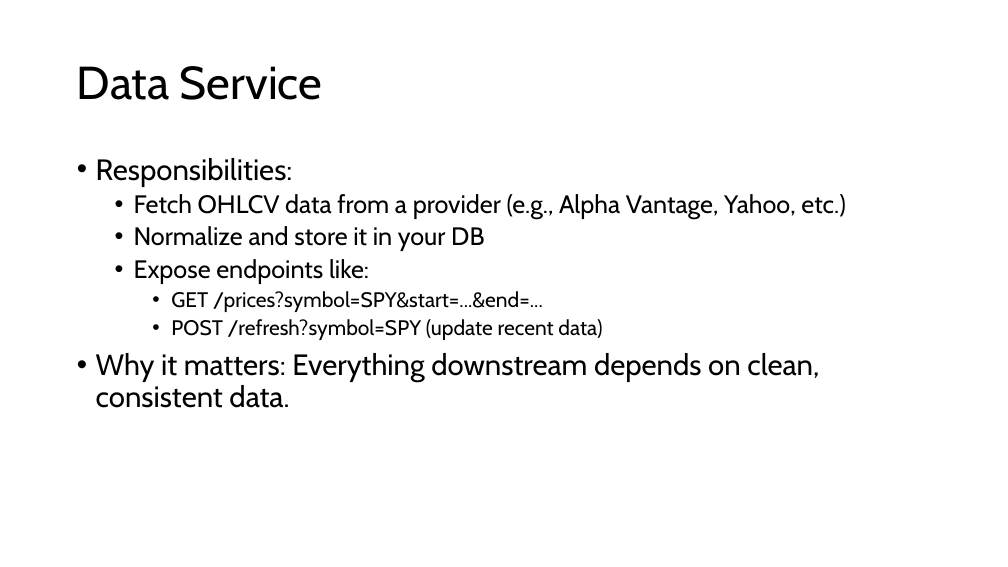
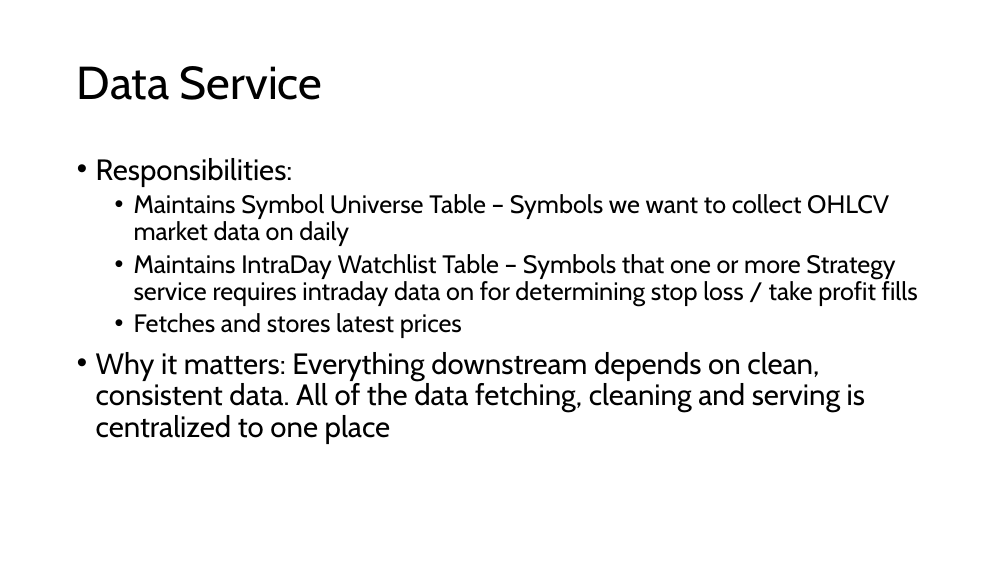
Before and after one commit to stevenOden/quant_management_platform, a slide deck: slide 7 of 00_system_architecture/quant_management_platform_architecture.pptx (slide 5 before the commit). Drawn at 1008x567 pixels with LibreOffice and Linux fonts; fonts in the diff are those of the drawing. Boxes give left, top, right and bottom in pixels: in the first picture for what was removed or moved away, otherwise in the second. Text is boxed around its words. In the diff, an @@ line names an element or a change of style, - is before the commit and + after.

Commit message:
Add market data streaming service

```diff
--- a/00_system_architecture/quant_management_platform_architecture.pptx
+++ b/00_system_architecture/quant_management_platform_architecture.pptx
@@ text at [96, 194, 918, 444]: text changed @@
-  • Fetch OHLCV data from a provider (e.g., Alpha Vantage, Yahoo, etc.)
-  • Normalize and store it in your DB
-  • Expose endpoints like:
-    • GET /prices?symbol=SPY&start=...&end=...
-    • POST /refresh?symbol=SPY (update recent data)
-• Why it matters: Everything downstream depends on clean, consistent data.
+  • Maintains Symbol Universe Table – Symbols we want to collect OHLCV market data on daily
+  • Maintains IntraDay Watchlist Table – Symbols that one or more Strategy service requires intraday data on for determining stop loss / take profit fills
+  • Fetches and stores latest prices
+• Why it matters: Everything downstream depends on clean, consistent data. All of the data fetching, cleaning and serving is centralized to one place
```
Also in this commit, not shown: 7 other slides changed, 3 slides added, 43 other files.
